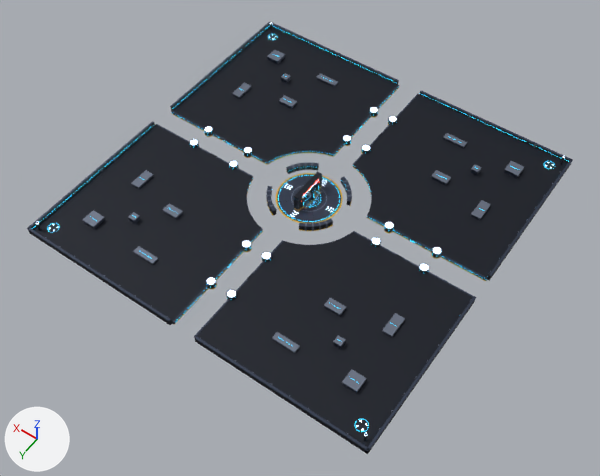
Before and after pictures for a commit that changed the Blender file art/core_siege.blend.
Camera for both pictures: a 50 mm camera at (-129.0, 187.0, 264.0) aimed at (-8.0, 17.0, -3.0). Arrows for +X, +Y and +Z are at lower left; the lights stay in place. The first picture is the older version.

Names of what the first picture shows: 'blocks', 'border', 'fortress', 'plaza' and 3 more.
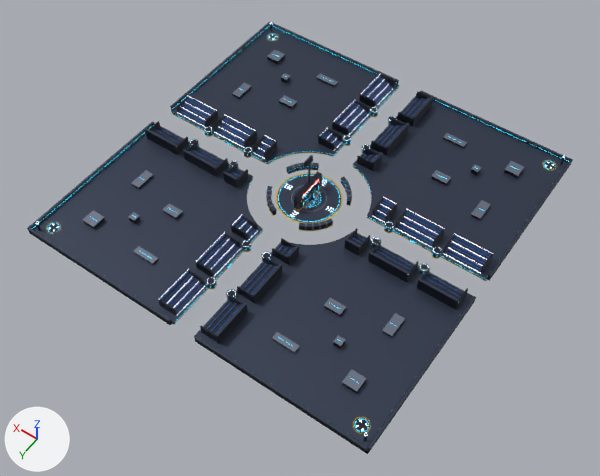
What differs and where, as boxes (x1, y1, x2, y2) in the pictures (600 x 476 px):
'stands', added
    after: (145, 72, 494, 344)
    faces in mat_dark (black #181c28): (145, 73, 493, 344)
    faces in mat_tread (dark blue #1a1f2c): (151, 77, 489, 334)
    faces in mat_seat_b (blue #235497): (150, 77, 491, 335)
    faces in mat_steel (dark blue #3c4457): (145, 72, 494, 336)
    faces in mat_led_n (light grey #c9c9d3, glowing light grey #c9c9d3): (161, 79, 493, 315)
'flood_tower', added
    after: (304, 155, 313, 196)
part 1 of me_blocks, reshaped
    before: (191, 107, 441, 297)
    after: (190, 107, 442, 297)
part 2 of me_blocks, recoloured (black to dark blue)
    both: (33, 27, 567, 447)

The change, as a diff of the scene's bpy script:
```diff
--- a/art/core_siege.blend.py
+++ b/art/core_siege.blend.py
@@ mat_flood @@
+mat_flood = principled_material('flood')
+mat_flood.base_color = (0.836, 0.875, 1.0)  # white #ecf0ff
+mat_flood.roughness = 1.0
+mat_flood.emission_color = (0.836, 0.875, 1.0)  # white #ecf0ff
+mat_flood.emission_strength = 3.0
@@ mat_tread @@
+mat_tread = principled_material('tread')
+mat_tread.base_color = (0.0104, 0.0135, 0.0254)  # dark blue #1a1f2c
+mat_tread.metallic = 0.1
+mat_tread.roughness = 0.8
@@ mat_concrete @@
+mat_concrete = principled_material('concrete')
+mat_concrete.base_color = (0.0254, 0.0329, 0.0582)  # dark blue #2c3344
+mat_concrete.roughness = 0.85
@@ mat_led_n @@
+mat_led_n = principled_material('led_n')
+mat_led_n.base_color = (0.586, 0.586, 0.652)  # light grey #c9c9d3
+mat_led_n.roughness = 1.0
+mat_led_n.emission_color = (0.586, 0.586, 0.652)  # light grey #c9c9d3
+mat_led_n.emission_strength = 3.0
@@ mat_seat_b @@
+mat_seat_b = principled_material('seat_b')
+mat_seat_b.base_color = (0.017, 0.0892, 0.311)  # blue #235497
+mat_seat_b.roughness = 0.7
@@ me_blocks @@
 # used by ob_blocks; location = (0.0, 0.0, 0.0)
-me_blocks.from_pydata(...)  # 9792 vertices, 10160 faces; spans x -80.0..80.0, y -80.0..80.0, z 0.0..4.0
+me_blocks.from_pydata(...)  # 12096 vertices, 12272 faces; spans x -80.0..80.0, y -80.0..80.0, z 0.0..4.0
+# me_blocks part 1: 126 vertices moved within x -60.0..60.0, y -60.0..60.0, z 3.0; 2064 vertices added at x -60.0..60.0, y -60.0..60.0, z 3.0
+# me_blocks part 2: 360 faces spanning x -80.0..80.0, y -80.0..80.0, z 0.0..2.0 switch from mat_dark (black #181c28) to mat_steel (dark blue #3c4457)
+# other edits to the shape of me_blocks do not show in these pictures
 me_blocks.materials.append(mat_hazard)
@@ me_flood_tower @@
+me_flood_tower.from_pydata(...)  # 164 vertices, 182 faces; spans x -1.3..1.3, y -2.3..2.3, z 0.0..23.5
+# faces by material slot: [86, 86, 4, 6]
+me_flood_tower.materials.append(mat_dark)  # black #181c28
+me_flood_tower.materials.append(mat_steel)  # dark blue #3c4457
+me_flood_tower.materials.append(mat_trim)  # greyish blue #798192
+me_flood_tower.materials.append(mat_flood)  # white #ecf0ff, glowing white #ecf0ff
@@ me_stands @@
+me_stands.from_pydata(...)  # 12480 vertices, 13008 faces; spans x -77.0..77.0, y -77.0..77.0, z 2.0..7.0
+# faces by material slot: [576, 1872, 576, 7488, 1872, 624]
+me_stands.materials.append(mat_tread)  # dark blue #1a1f2c
+me_stands.materials.append(mat_concrete)  # dark blue #2c3344
+me_stands.materials.append(mat_led_n)  # light grey #c9c9d3, glowing light grey #c9c9d3
+me_stands.materials.append(mat_seat_b)  # blue #235497
+me_stands.materials.append(mat_dark)  # black #181c28
+me_stands.materials.append(mat_steel)  # dark blue #3c4457
@@ ob_flood_tower @@
+ob_flood_tower = bpy.data.objects.new('flood_tower', me_flood_tower)
+ob_flood_tower.location = (0.0, 0.0, 0.0)
@@ ob_stands @@
+ob_stands = bpy.data.objects.new('stands', me_stands)
+ob_stands.location = (0.0, 0.0, 0.0)
```
